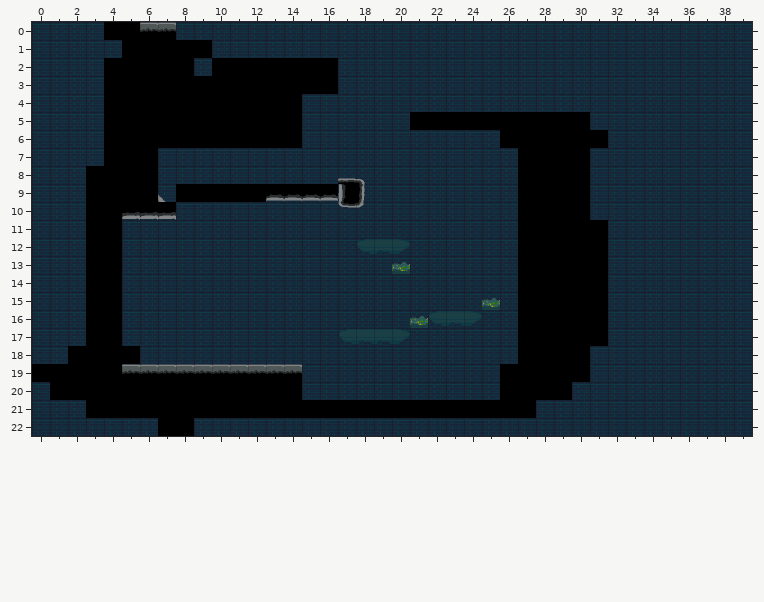
Two states of a Tiled map, JoeAndMarie/src/main/resources/assets/levels/kuan_sewer.tmx. Above is the file before it was changed.
Cells are 32x32 px. Shown: x 0..39, y 0..22. Tiles whose own drawing changed are shown in their newer look in all pictures.
And afterwards:
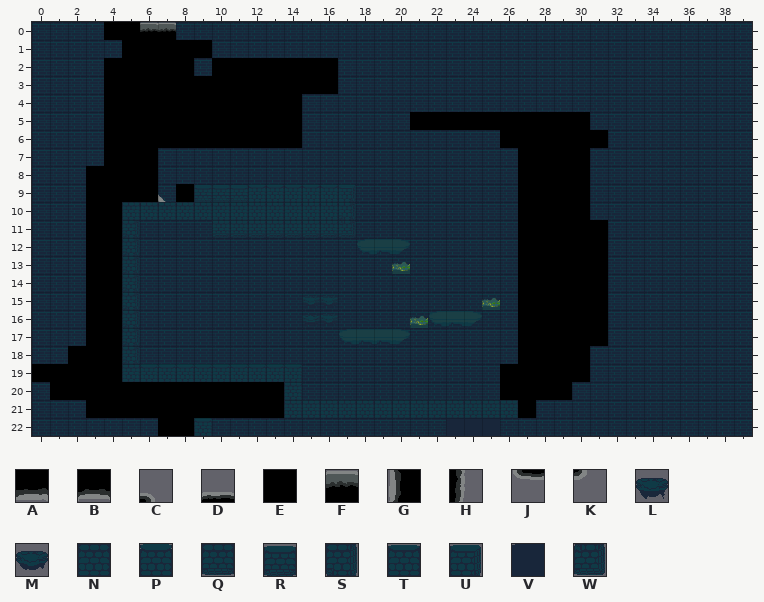
Key: from "blocks": A 4, B 7, C 10, D 11, E 13, F 15, G 22, H 23, J 35, K 36, L 69, M 70, N 82, P 83, Q 86, R 87, S 88, T 92, U 93, V 98, W 101.
_ is an empty cell.
The commit says: update on map_sewer, now mixed with the firstLevel.tmx
Difference:
Layer "Tile Layer 1":
y 8: x 17..18 DC -> __
y 9: x 9..18 EEEEBBBBGH -> RRRTTTTTU_
y 10: x 5..18 AAA_________JK -> NNNNNNNNNNNNS_
y 11: x 5 _ -> S; x 10..17 ________ -> QQQQQQQW
y 12..14: x 5 _ -> S
y 15: x 5 _ -> S; x 15..16 __ -> MM
y 16: x 5 _ -> S; x 15..16 __ -> LM
y 17: x 5 _ -> S
y 18: x 5 E -> S
y 19: x 5..14 FFFFFFFFFF -> NPPPPPPPPP
y 20: x 14 E -> N
y 21: x 14..26 EEEEEEEEEEEEE -> NNNNNNNNNNNNN
y 22: x 9 _ -> P; x 23..25 ___ -> VVV
Where, in picture pixels (left, top, right, bottom), the same in both pictures:
changed: (122, 178, 518, 436)
